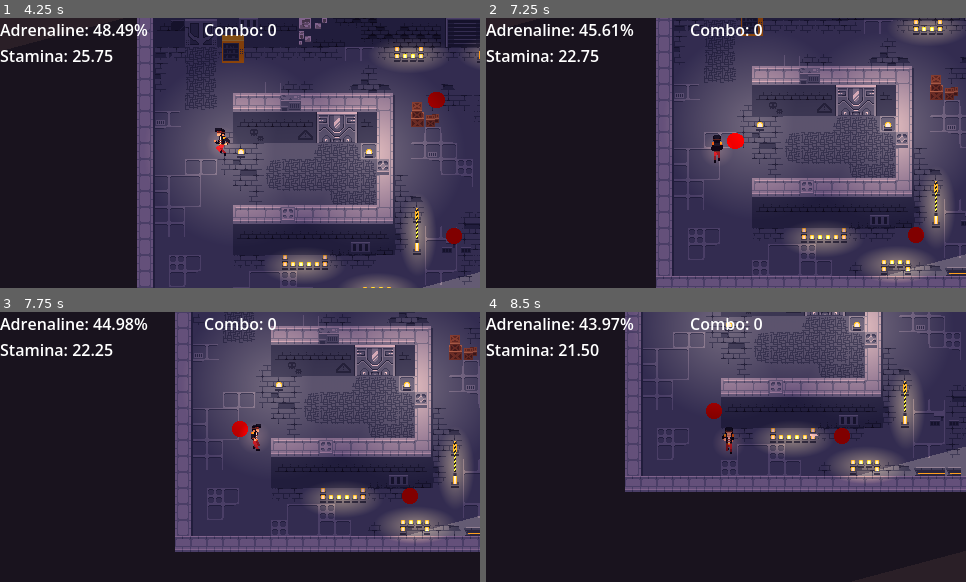
Above: before the commit, frames 1-4 (two rows, left to right).
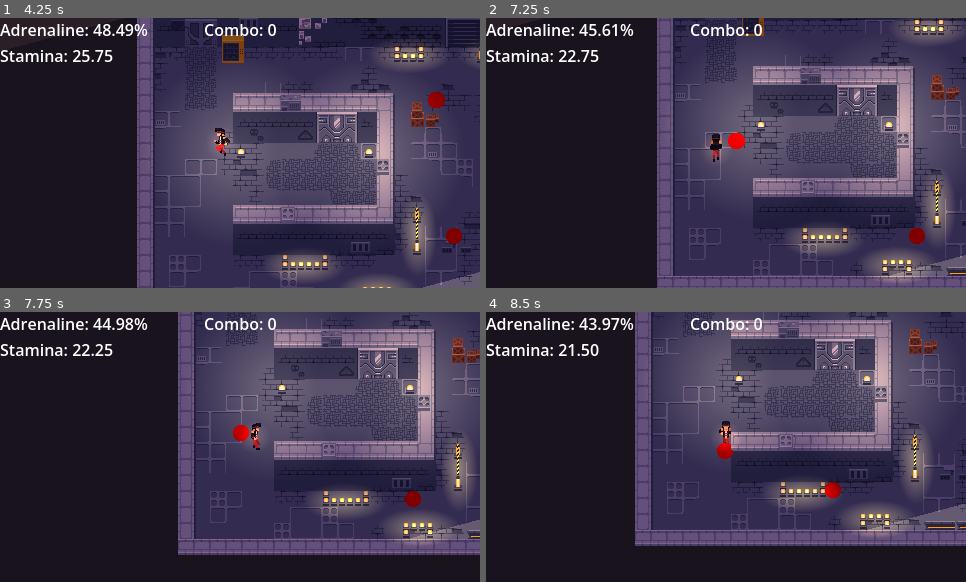
Above: after the commit, the same moments.

Repository: Kapcpa/gmtk-gamejam-2026
Game: Godot game, scene res://scenes/level0.tscn
Two runs of this game, one before a commit and one after it. Both use one fixed random seed, a clock stepped at 60 frames per second and the inputs below. Sound files missing from this copy of the repository are replaced by a short silence.
Inputs (mouse positions are in pixels of both pictures, inside the frame that each line leads up to):
- Up to frame 1 (4.25 s): move the mouse to (345, 139) at 0.52 s; hold D (right) 0.53-1.28 s; click (345, 139) at 0.6 s; move the mouse to (144, 166) at 1.27 s; hold S (down) 1.28-2.03 s; click (144, 166) at 1.35 s; move the mouse to (288, 93) at 2.02 s; hold D (right) 2.03-2.78 s; tap Space (dash) at 2.1 s; click (288, 93) at 2.3 s; move the mouse to (216, 207) at 2.77 s; hold W (up) 2.78-3.53 s; right-click (216, 207) at 2.85 s; click (216, 207) at 3.05 s; move the mouse to (384, 193) at 3.52 s; hold A (left) from 3.53 s (still down); click (384, 193) at 3.6 s
- Up to frame 2 (7.25 s): move the mouse to (582, 112) at 4.27 s; click (582, 112) at 4.35 s; move the mouse to (750, 153) at 5.02 s; release A (left) at 5.03 s; hold S (down) 5.03-5.78 s; tap Space (dash) at 5.1 s; click (750, 153) at 5.3 s; move the mouse to (654, 85) at 5.77 s; hold D (right) 5.78-6.53 s; right-click (654, 85) at 5.85 s; click (654, 85) at 6.05 s; move the mouse to (831, 139) at 6.52 s; hold W (up) from 6.53 s (still down); click (831, 139) at 6.6 s
- Up to frame 3 (7.75 s): move the mouse to (144, 460) at 7.27 s; release W (up) at 7.28 s; hold D (right) from 7.28 s (still down); click (144, 460) at 7.35 s
- Up to frame 4 (8.5 s): move the mouse to (774, 387) at 8.02 s; release D (right) at 8.03 s; hold S (down) from 8.03 s (still down); tap Space (dash) at 8.1 s; click (774, 387) at 8.3 s

Frame 1 is identical in both runs. In frame 2, 7.1% of the frame differs, in the area x 35-100%, y 0-100%; in frame 3, 18%; in frame 4, 38%, in the area x 28-100%, y 0-87%.

Commit message:
enemy shoots when stuck running

Diff:
--- a/scenes/level0.tscn
+++ b/scenes/level0.tscn
@@ -223,7 +223,7 @@
 6:7/0 = 0
 6:7/0/physics_layer_0/polygon_0/points = PackedVector2Array(-8, -8, 4.0558147, -8, 4.0558147, 8, -8, 8)
 7:7/0 = 0
-7:7/0/physics_layer_0/polygon_0/points = PackedVector2Array(-4.9619427, -8, 4.9619427, -8, 4.613737, 8, -4.9619427, 8)
+7:7/0/physics_layer_0/polygon_0/points = PackedVector2Array(-4.3166094, -0.8992939, 4.4964676, -1.0791512, 4.856186, 8, -4.6763268, 8)
 8:7/0 = 0
 9:7/0 = 0
 10:7/0 = 0
@@ -251,7 +251,7 @@
 6:8/0 = 0
 6:8/0/physics_layer_0/polygon_0/points = PackedVector2Array(-6.6907444, -6.546857, 5.8324585, -6.5288715, 5.8324585, 8, -6.877077, 8)
 7:8/0 = 0
-7:8/0/physics_layer_0/polygon_0/points = PackedVector2Array(-4.9619427, -8, 4.9619427, -8, 4.613737, 8, -4.9619427, 8)
+7:8/0/physics_layer_0/polygon_0/points = PackedVector2Array(-5.3957615, -8, 5.3957615, -8, 7.01449, 8, -5.935338, 8)
 8:8/0 = 0
 9:8/0 = 0
 10:8/0 = 0
@@ -275,9 +275,9 @@
 5:9/0 = 0
 5:9/0/physics_layer_0/polygon_0/points = PackedVector2Array(-6.6907444, -6.546857, 5.8324585, -6.5288715, 5.8324585, 8, -6.877077, 8)
 6:9/0 = 0
-6:9/0/physics_layer_0/polygon_0/points = PackedVector2Array(-6.6907444, -6.546857, 5.8324585, -6.5288715, 5.8324585, 8, -6.877077, 8)
+6:9/0/physics_layer_0/polygon_0/points = PackedVector2Array(-6.4749146, -3.956891, 5.5756207, -4.13675, 5.3957615, 3.5971756, 1.7985878, 8, -7.01449, 8)
 7:9/0 = 0
-7:9/0/physics_layer_0/polygon_0/points = PackedVector2Array(-6.6907444, -6.546857, 5.8324585, -6.5288715, 5.8324585, 8, -6.877077, 8)
+7:9/0/physics_layer_0/polygon_0/points = PackedVector2Array(-6.4749146, -3.956891, 0, -6.4749136, 6.2950554, -3.5971737, 6.115196, 4.136751, -0.17985916, 8, -6.2950554, 4.136751)
 8:9/0 = 0
 9:9/0 = 0
 10:9/0 = 0
--- a/scripts/enemy.gd
+++ b/scripts/enemy.gd
@@ -92,7 +92,7 @@
 	path = pathfinding_grid.get_point_path(start_cell, target_cell)
 
 	if attack_cooldown <= 0.0 and _can_attack():
-		if  1 < path.size() and path.size() < 7 and enemy_type == "ranged":
+		if  1 < path.size() and path.size() < 6 and enemy_type == "ranged":
 			_change_state(State.RUNNING_AWAY)
 			return
 		if path.size() <= 1 and enemy_type == "ranged" and attack:
@@ -127,12 +127,15 @@
 func _state_running_away(_delta) -> void:
 	attack_cooldown -= _delta
 
+	if get_slide_collision_count() > 0:
+		_start_attacking()
+
 	var start_cell = tilemap.local_to_map(global_position)
 	var target_cell = tilemap.local_to_map(player.global_position)
 
 	path = pathfinding_grid.get_point_path(start_cell, target_cell)
 
-	if path.size() <= 1 or path.size() >= 8:
+	if path.size() <= 1 or path.size() >= 7:
 		_change_state(State.IDLE)
 		return
 
